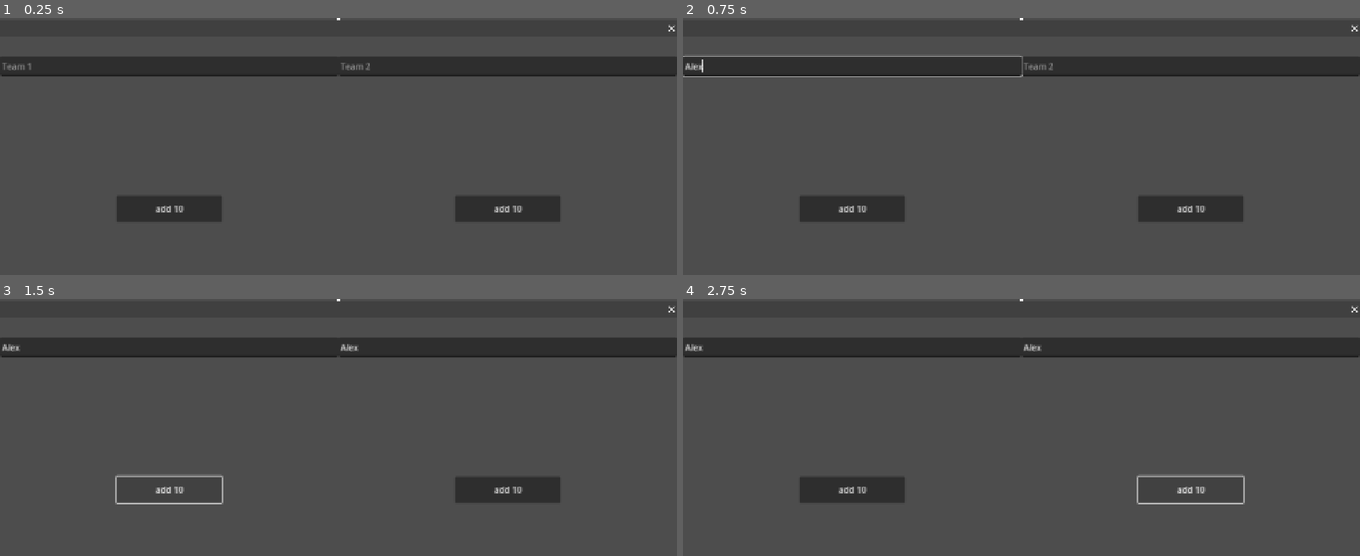
Above: before the commit, frames 1-4 (two rows, left to right).
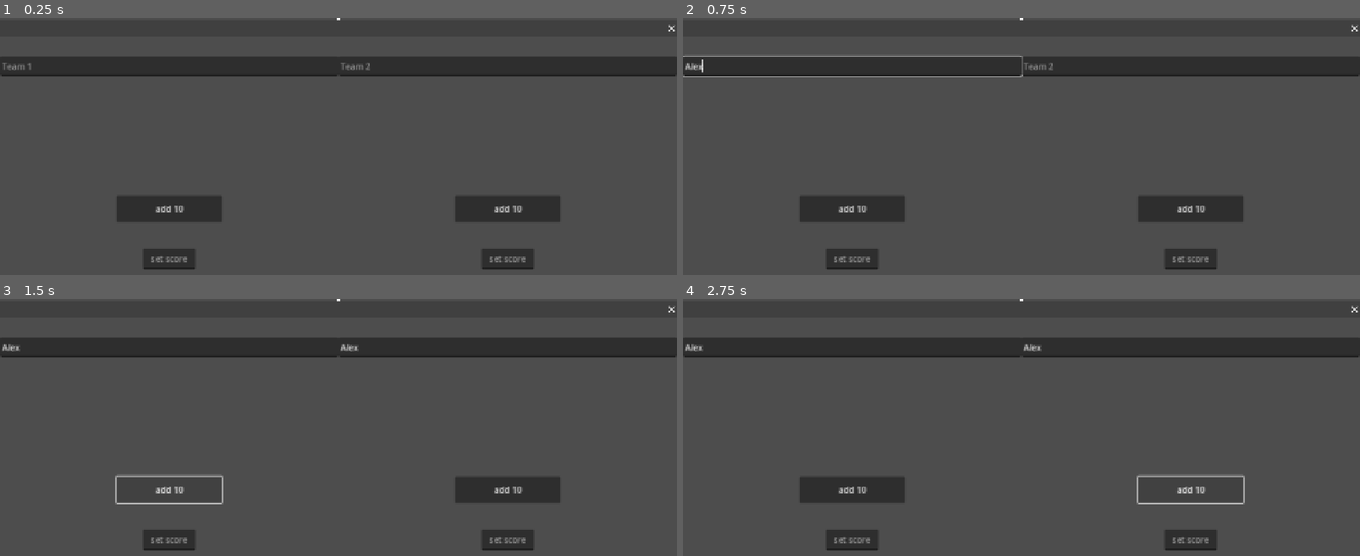
Above: after the commit, the same moments.

Repository: zukas97/quizzing-score
Game: Godot game, scene res://main.tscn
The game is run twice, just before and just after one commit, with the same random seed, the same clock (stepped at 60 frames per second) and the same inputs.
Inputs (mouse positions are in pixels of both pictures, inside the frame that each line leads up to):
- Up to frame 1 (0.25 s): no input
- Up to frame 2 (0.75 s): click (852, 66) at 0.52 s; type "Alex" at 0.6 s
- Up to frame 3 (1.5 s): click (507, 347) at 0.75 s; type "Alex" at 0.83 s; click "add 10" at 1.25 s
- Up to frame 4 (2.75 s): click "add 10" at 2 s

The runs differ from the first frame. In frame 1, 1.0% of the frame differs, in the area x 21-79%, y 89-98%; in frame 2, 1.0%; in frame 3, 1.0%; in frame 4, 1.0%.

Commit message:
add set score button

Diff:
--- a/ctrl_window.gd
+++ b/ctrl_window.gd
@@ -3,6 +3,8 @@
 signal button(button: int)
 signal left_name_set(name: String)
 signal right_name_set(name: String)
+signal left_score_set(score: int)
+signal right_score_set(score: int)
 
 # Called when the node enters the scene tree for the first time.
 func _ready() -> void:
@@ -22,6 +24,13 @@
 func _on_name_left_text_submitted(new_text: String) -> void:
 	left_name_set.emit($CanvasLayer/left/name_left.text)
 
-
 func _on_add_10_right_pressed() -> void:
 	button.emit(1)
+
+func _on_set_score_left_text_submitted(new_text: String) -> void:
+	left_score_set.emit(int(new_text))
+	pass
+
+func _on_set_score_right_text_submitted(new_text: String) -> void:
+	right_score_set.emit(int(new_text))
+	pass # Replace with function body.
--- a/ctrl_window.tscn
+++ b/ctrl_window.tscn
@@ -10,21 +10,15 @@
 
 [node name="CanvasLayer" type="CanvasLayer" parent="."]
 
-[node name="left" type="Control" parent="CanvasLayer"]
-layout_mode = 3
-anchors_preset = 0
-offset_right = 40.0
-offset_bottom = 40.0
+[node name="left" type="Node2D" parent="CanvasLayer"]
 
 [node name="name_left" type="LineEdit" parent="CanvasLayer/left"]
-layout_mode = 0
 offset_top = 37.0
 offset_right = 640.0
 offset_bottom = 74.0
 placeholder_text = "Team 1"
 
 [node name="add_10_left" type="Button" parent="CanvasLayer/left"]
-layout_mode = 0
 offset_left = 220.0
 offset_top = 300.0
 offset_right = 420.0
@@ -32,14 +26,17 @@
 size_flags_vertical = 6
 text = "add 10"
 
-[node name="right" type="Control" parent="CanvasLayer"]
-layout_mode = 3
-anchors_preset = 0
-offset_right = 40.0
-offset_bottom = 40.0
+[node name="set_score_left" type="LineEdit" parent="CanvasLayer/left"]
+offset_left = 270.0
+offset_top = 400.0
+offset_right = 370.0
+offset_bottom = 440.0
+placeholder_text = "set score"
+alignment = 1
+
+[node name="right" type="Node2D" parent="CanvasLayer"]
 
 [node name="name_right" type="LineEdit" parent="CanvasLayer/right"]
-layout_mode = 0
 offset_left = 640.0
 offset_top = 37.0
 offset_right = 1280.0
@@ -47,13 +44,22 @@
 placeholder_text = "Team 2"
 
 [node name="add_10_right" type="Button" parent="CanvasLayer/right"]
-layout_mode = 0
 offset_left = 860.0
 offset_top = 300.0
 offset_right = 1060.0
 offset_bottom = 350.0
 text = "add 10"
 
+[node name="set_score_right" type="LineEdit" parent="CanvasLayer/right"]
+offset_left = 910.0
+offset_top = 400.0
+offset_right = 1010.0
+offset_bottom = 440.0
+placeholder_text = "set score"
+alignment = 1
+
 [connection signal="text_submitted" from="CanvasLayer/left/name_left" to="." method="_on_name_left_text_submitted"]
 [connection signal="pressed" from="CanvasLayer/left/add_10_left" to="." method="_on_button_pressed"]
+[connection signal="text_submitted" from="CanvasLayer/left/set_score_left" to="." method="_on_set_score_left_text_submitted"]
 [connection signal="pressed" from="CanvasLayer/right/add_10_right" to="." method="_on_add_10_right_pressed"]
+[connection signal="text_submitted" from="CanvasLayer/right/set_score_right" to="." method="_on_set_score_right_text_submitted"]
--- a/main.gd
+++ b/main.gd
@@ -14,7 +14,8 @@
 
 # Called every frame. 'delta' is the elapsed time since the previous frame.
 func _process(delta: float) -> void:
-	pass
+	$CanvasLayer/bottom_left/score.set_text(str(left_score))
+	$CanvasLayer/bottom_right/score.set_text(str(right_score))
 
 
 func _on_window_button(button: int) -> void:
@@ -22,11 +23,9 @@
 		#left score
 		0:
 			left_score += 10
-			$CanvasLayer/bottom_left/score.set_text(str(left_score))
 		#right score
 		1:
 			right_score += 10
-			$CanvasLayer/bottom_right/score.set_text(str(right_score))
 
 
 
@@ -35,3 +34,9 @@
 
 func _on_window_right_name_set(name: String) -> void:
 	$CanvasLayer/right_name.set_text(name)
+
+func _on_window_left_score_set(score: int) -> void:
+	left_score = score
+
+func _on_window_right_score_set(score: int) -> void:
+	right_score = score
--- a/main.tscn
+++ b/main.tscn
@@ -83,4 +83,6 @@
 
 [connection signal="button" from="Window" to="." method="_on_window_button"]
 [connection signal="left_name_set" from="Window" to="." method="_on_window_left_name_set"]
+[connection signal="left_score_set" from="Window" to="." method="_on_window_left_score_set"]
 [connection signal="right_name_set" from="Window" to="." method="_on_window_right_name_set"]
+[connection signal="right_score_set" from="Window" to="." method="_on_window_right_score_set"]
